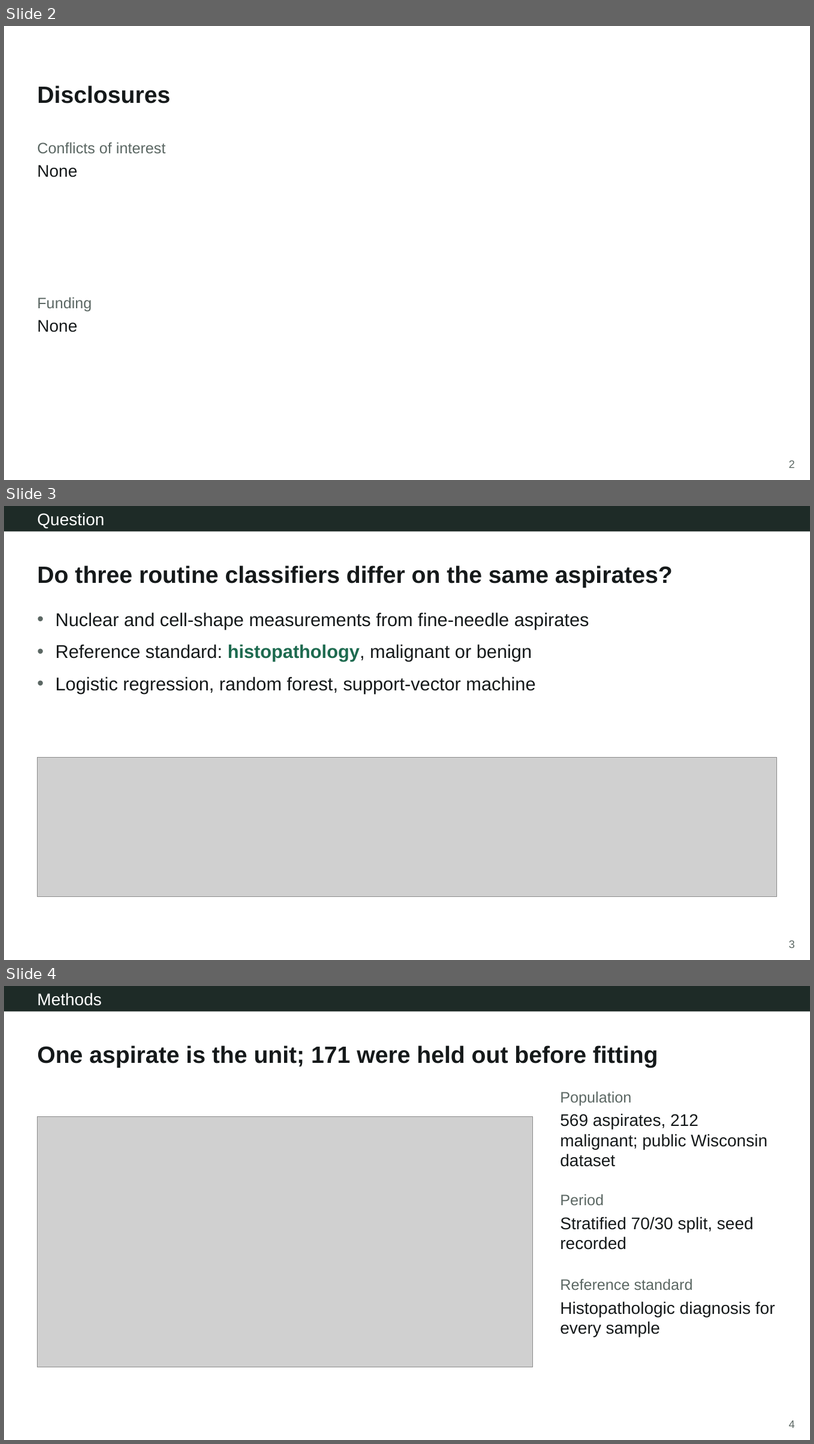
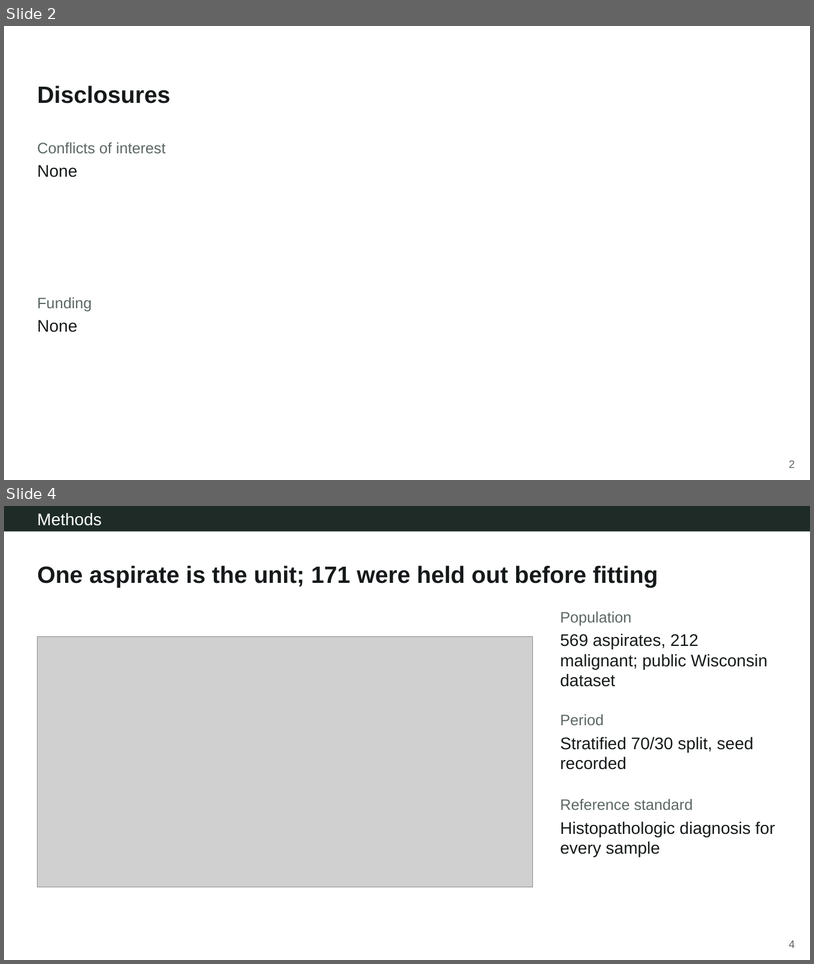
Before and after one commit to Aperivue/medsci-skills, a slide deck: demo/01_wisconsin_bc/presentation/demo1_wisconsin_bc.pptx. Shown one above the other, each under a label of ours: slides 2, 3 and 4 before the commit, slides 2 and 4 after it; the slides between them are not shown. The pictures are 814x1444 and 814x964 pixels, drawn with LibreOffice and Linux fonts; fonts in the diff are those of the drawing; grey boxes stand for pictures. Boxes give left, top, right and bottom in pixels: in the first picture for what was removed or moved away, otherwise in the second. Text is boxed around its words. In the diff, an @@ line names an element or a change of style, - is before the commit and + after.

```diff
--- a/demo/01_wisconsin_bc/presentation/demo1_wisconsin_bc.pptx
+++ b/demo/01_wisconsin_bc/presentation/demo1_wisconsin_bc.pptx
@@ slide 3 removed at (4,506,810,960), background #FFFFFF; not listed: 1 template element that a slide beside it also shows @@
@@ text removed at (4,506,810,531) @@
-Question
@@ title removed at (37,565,673,588) @@
-Do three routine classifiers differ on the same aspirates?
@@ text removed at (56,612,590,694) @@
-• Nuclear and cell-shape measurements from fine-needle aspirates
-• Reference standard: histopathology, malignant or benign
-• Logistic regression, random forest, support-vector machine
@@ picture removed at (37,757,777,896) @@
```
Also in this commit, not shown: 1 slide added, 5 other files.
